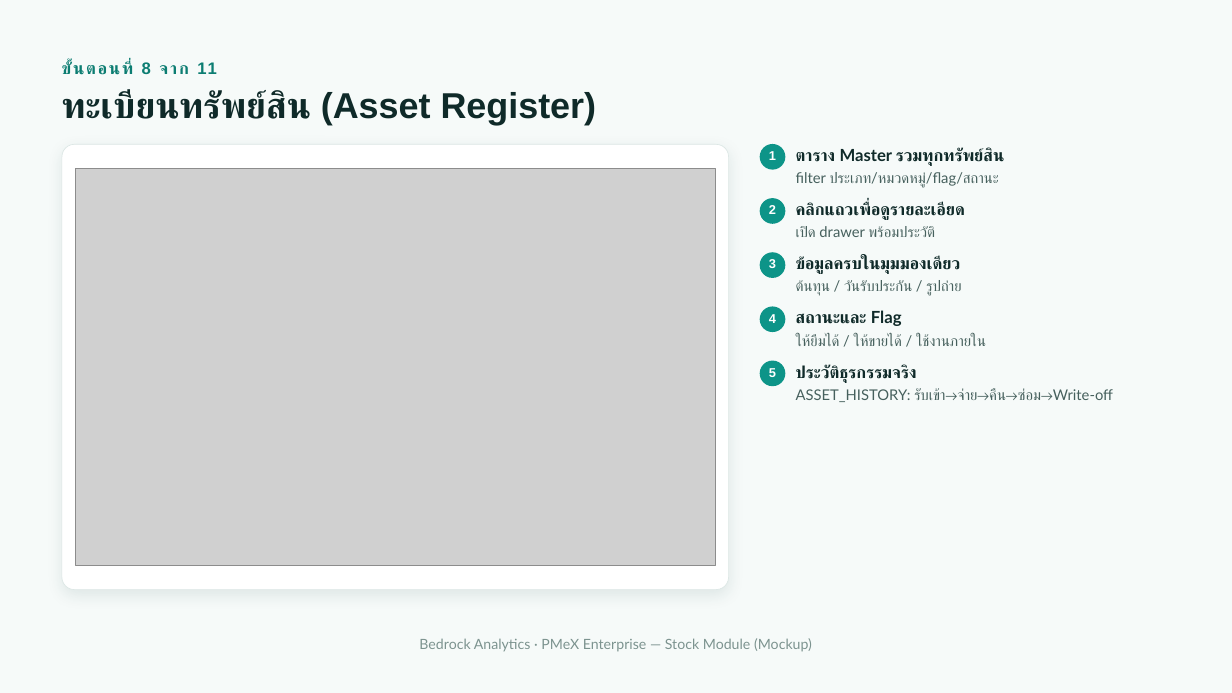
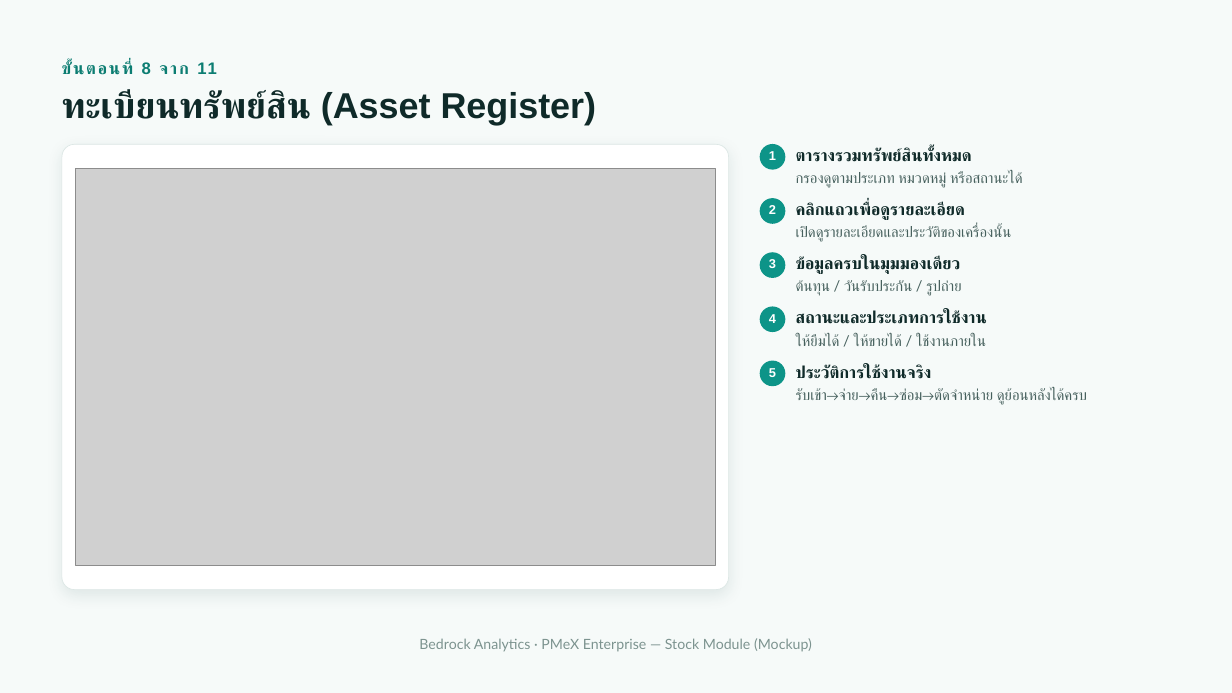
Before and after one commit to LaddaK-Bedrocks/ASSET_STOCK, a slide deck: slide 17 of PMeX Stock Module — Mockup Presentation.pptx (slide 16 before the commit). Drawn at 1232x693 pixels with LibreOffice and Linux fonts; fonts in the diff are those of the drawing; grey boxes stand for pictures. Boxes give left, top, right and bottom in pixels: in the first picture for what was removed or moved away, otherwise in the second. Text is boxed around its words. In the diff, an @@ line names an element or a change of style, - is before the commit and + after.

```diff
--- a/PMeX Stock Module — Mockup Presentation.pptx
+++ b/PMeX Stock Module — Mockup Presentation.pptx
@@ text at (796,148,972,162): text changed @@
-ตาราง Master รวมทุกทรัพย์สิน
+ตารางรวมทรัพย์สินทั้งหมด
@@ text at (796,171,1022,188): text changed @@
-filter ประเภท/หมวดหมู่/flag/สถานะ
+กรองดูตามประเภท หมวดหมู่ หรือสถานะได้
@@ text at (796,225,1012,242): text changed @@
-เปิด drawer พร้อมประวัติ
+เปิดดูรายละเอียดและประวัติของเครื่องนั้น
@@ text at (796,311,987,324): text changed @@
-สถานะและ Flag
+สถานะและประเภทการใช้งาน
@@ text at (796,365,932,379): text changed @@
-ประวัติธุรกรรมจริง
+ประวัติการใช้งานจริง
@@ text at (796,388,1087,405): text changed @@
-ASSET_HISTORY: รับเข้า→จ่าย→คืน→ซ่อม→Write-off
+รับเข้า→จ่าย→คืน→ซ่อม→ตัดจำหน่าย ดูย้อนหลังได้ครบ
```
Also in this commit, not shown: 13 other slides changed, 4 slides added, 3 slides removed, 4 other files.
